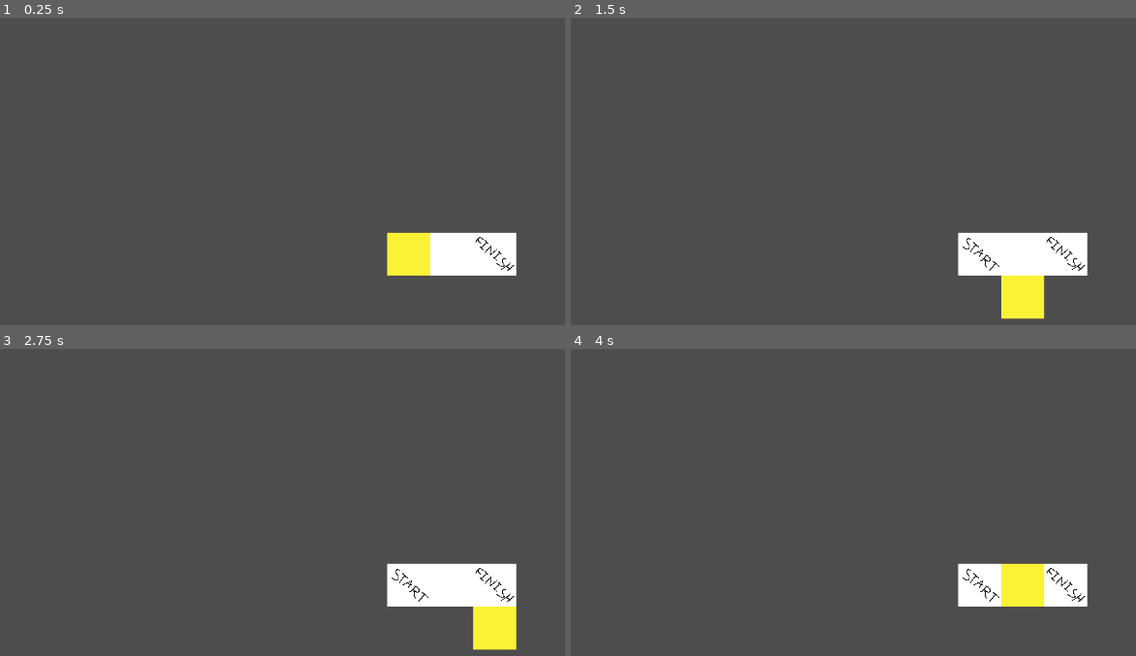
Above: before the commit, frames 1-4 (two rows, left to right).
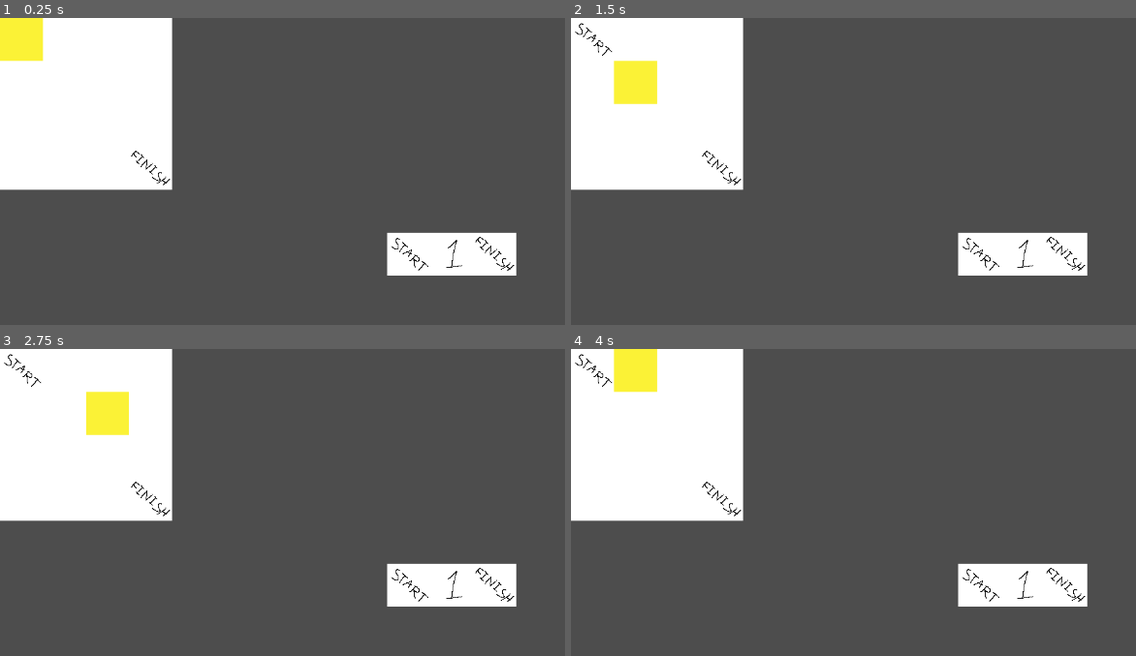
Above: after the commit, the same moments.

Repository: CrumblingAway/AdventureGame
Game: Godot game, scene res://levels/test_level.tscn
The game is run twice, just before and just after one commit, with the same random seed, the same clock (stepped at 60 frames per second) and the same inputs.
Inputs:
- Up to frame 1 (0.25 s): no input
- Up to frame 2 (1.5 s): tap Enter at 0.5 s; hold Right (move_right) 0.53-1.28 s; tap Space at 1.25 s; hold Down (move_down) from 1.28 s (still down)
- Up to frame 3 (2.75 s): tap Enter at 2 s; release Down (move_down) at 2.03 s; hold Right (move_right) from 2.03 s (still down)
- Up to frame 4 (4 s): tap Space at 2.75 s; release Right (move_right) at 2.78 s; hold Up (move_up) 2.78-3.53 s; tap Enter at 3.5 s; hold Left (move_left) from 3.53 s (still down)

The runs differ from the first frame. In frame 1, 18% of the frame differs, in the area x 0-82%, y 0-84%; in frame 2, 18%; in frame 3, 18%; in frame 4, 18%.

Commit message:
Junk: Create sublevel and move player to it.

Diff:
--- a/levels/test_level.tscn
+++ b/levels/test_level.tscn
@@ -1,12 +1,23 @@
-[gd_scene load_steps=3 format=3 uid="uid://esfmhkb2156a"]
+[gd_scene load_steps=5 format=3 uid="uid://esfmhkb2156a"]
 
+[ext_resource type="Script" path="res://scripts/test_level.gd" id="1_m8bkp"]
 [ext_resource type="PackedScene" uid="uid://ct6tpknjxvxpt" path="res://objects/test_grid.tscn" id="1_wyksx"]
 [ext_resource type="PackedScene" uid="uid://dn4kxyo081iav" path="res://objects/player.tscn" id="2_g0lfy"]
+[ext_resource type="PackedScene" uid="uid://btthsl2w5bpu3" path="res://levels/test_sublevel_1.tscn" id="2_j3h8x"]
 
-[node name="test_level" type="Node2D"]
+[node name="test_level" type="Node2D" node_paths=PackedStringArray("_grid")]
+script = ExtResource("1_m8bkp")
+_grid = NodePath("test_grid")
 
 [node name="test_grid" parent="." instance=ExtResource("1_wyksx")]
 position = Vector2(576, 320)
+_level_mapping = {
+Vector2i(1, 0): ExtResource("2_j3h8x")
+}
+_finish_tile = Vector2i(2, 0)
+
+[node name="TileMap" parent="test_grid" index="0"]
+layer_0/tile_data = PackedInt32Array(0, 0, 0, 1, 65536, 0, 2, 131072, 0)
 
 [node name="player" parent="." instance=ExtResource("2_g0lfy")]
 position = Vector2(608, 352)
@@ -14,4 +25,5 @@
 [node name="GridMovement2D" parent="player" index="0" node_paths=PackedStringArray("_grid")]
 _grid = NodePath("../../test_grid")
 
+[editable path="test_grid"]
 [editable path="player"]
--- /dev/null
+++ b/levels/test_sublevel_1.tscn
@@ -0,0 +1,16 @@
+[gd_scene load_steps=3 format=3 uid="uid://btthsl2w5bpu3"]
+
+[ext_resource type="PackedScene" uid="uid://ct6tpknjxvxpt" path="res://objects/test_grid.tscn" id="1_286pd"]
+[ext_resource type="Script" path="res://scripts/test_sublevel_1.gd" id="1_akljt"]
+
+[node name="test_sublevel_1" type="Node2D" node_paths=PackedStringArray("_grid")]
+script = ExtResource("1_akljt")
+_grid = NodePath("test_grid")
+
+[node name="test_grid" parent="." instance=ExtResource("1_286pd")]
+_finish_tile = Vector2i(3, 3)
+
+[node name="TileMap" parent="test_grid" index="0"]
+layer_0/tile_data = PackedInt32Array(0, 0, 0, 65536, 196608, 0, 131072, 196608, 0, 196608, 196608, 0, 1, 196608, 0, 65537, 196608, 0, 131073, 196608, 0, 196609, 196608, 0, 2, 196608, 0, 65538, 196608, 0, 131074, 196608, 0, 196610, 196608, 0, 3, 196608, 0, 65539, 196608, 0, 131075, 196608, 0, 196611, 131072, 0)
+
+[editable path="test_grid"]
--- a/objects/test_grid.tscn
+++ b/objects/test_grid.tscn
@@ -9,6 +9,7 @@
 0:0/0 = 0
 1:0/0 = 0
 2:0/0 = 0
+3:0/0 = 0
 
 [sub_resource type="TileSet" id="TileSet_2brs7"]
 tile_size = Vector2i(64, 64)
@@ -21,4 +22,3 @@
 tile_set = SubResource("TileSet_2brs7")
 format = 2
 layer_0/name = "Floor"
-layer_0/tile_data = PackedInt32Array(0, 0, 0, 1, 65536, 0, 2, 131072, 0)
--- a/project.godot
+++ b/project.godot
@@ -14,6 +14,10 @@
 run/main_scene="res://levels/test_level.tscn"
 config/features=PackedStringArray("4.1", "Mobile")
 config/icon="res://icon.svg"
+
+[autoload]
+
+Global="*res://scripts/global.gd"
 
 [input]
 
@@ -37,6 +41,11 @@
 "events": [Object(InputEventKey,"resource_local_to_scene":false,"resource_name":"","device":-1,"window_id":0,"alt_press …(182 unchanged characters)…
 ]
 }
+action={
+"deadzone": 0.5,
+"events": [Object(InputEventKey,"resource_local_to_scene":false,"resource_name":"","device":-1,"window_id":0,"alt_pressed":false,"shift_pressed":false,"ctrl_pressed":false,"meta_pressed":false,"pressed":false,"keycode":0,"physical_keycode":69,"key_label":0,"unicode":101,"echo":false,"script":null)
+]
+}
 
 [rendering]
 
--- /dev/null
+++ b/scripts/global.gd
@@ -0,0 +1,16 @@
+extends Node
+
+var _player : Player
+var _scene_manager : LevelManager
+
+func _ready():
+	pass # Replace with function body.
+
+func _process(delta):
+	pass
+
+func set_player(player: Player) -> void:
+	_player = player
+
+func get_player() -> Player:
+	return _player
--- a/scripts/grid.gd
+++ b/scripts/grid.gd
@@ -1,6 +1,16 @@
 class_name Grid extends Node2D
 
+########## Signals. ##########
+
+signal transition_to(level: Level)
+
+########## Fields. ##########
+
 @onready var _tile_map : TileMap = $TileMap
+
+@export var _level_mapping : Dictionary
+@export var _start_tile : Vector2i
+@export var _finish_tile : Vector2i
 
 ########## Node methods. ##########
 
@@ -17,3 +27,10 @@
 
 func get_floor_tile_size() -> int:
 	return _tile_map.tile_set.tile_size.x
+
+func get_start_tile() -> Vector2i:
+	return _start_tile
+
+func activate_cell(cell_position: Vector2i) -> void:
+	if _level_mapping.has(cell_position):
+		transition_to.emit(_level_mapping[cell_position])
--- a/scripts/grid_movement_2d.gd
+++ b/scripts/grid_movement_2d.gd
@@ -14,4 +14,5 @@
 ########## Public methods. ##########
 
 func move(direction: Vector2i) -> void:
-	_mover.global_position += Vector2(direction * _grid.get_floor_tile_size())
+	if _grid.is_cell_available_for(self):
+		_mover.global_position += Vector2(direction * _grid.get_floor_tile_size())
--- /dev/null
+++ b/scripts/level.gd
@@ -0,0 +1,12 @@
+class_name Level extends Node
+
+@export var _grid : Grid
+
+# Called when the node enters the scene tree for the first time.
+func _ready():
+	pass # Replace with function body.
+
+
+# Called every frame. 'delta' is the elapsed time since the previous frame.
+func _process(delta):
+	pass
--- /dev/null
+++ b/scripts/level_manager.gd
@@ -0,0 +1,9 @@
+class_name LevelManager extends Node
+
+var _current_level : Level
+
+func _ready():
+	pass
+
+func transition_to_level(level: Level) -> void:
+	get_tree().root.add_child(level)
--- /dev/null
+++ b/scripts/test_level.gd
@@ -0,0 +1,13 @@
+extends Level
+
+@onready var _player : Player = $player
+var sublevel = preload("res://levels/test_sublevel_1.tscn").instantiate()
+
+func _ready():
+	Global.set_player(_player)
+	get_tree().root.add_child.call_deferred(sublevel)
+	Global.get_player().reparent(sublevel)
+	Global.get_player().position = Vector2(32, 32)
+
+func _process(delta: float) -> void:
+	pass
--- /dev/null
+++ b/scripts/test_sublevel_1.gd
@@ -0,0 +1,11 @@
+extends Level
+
+
+# Called when the node enters the scene tree for the first time.
+func _ready():
+	pass # Replace with function body.
+
+
+# Called every frame. 'delta' is the elapsed time since the previous frame.
+func _process(delta):
+	pass
Binary file changed: assets/test_grid.png
